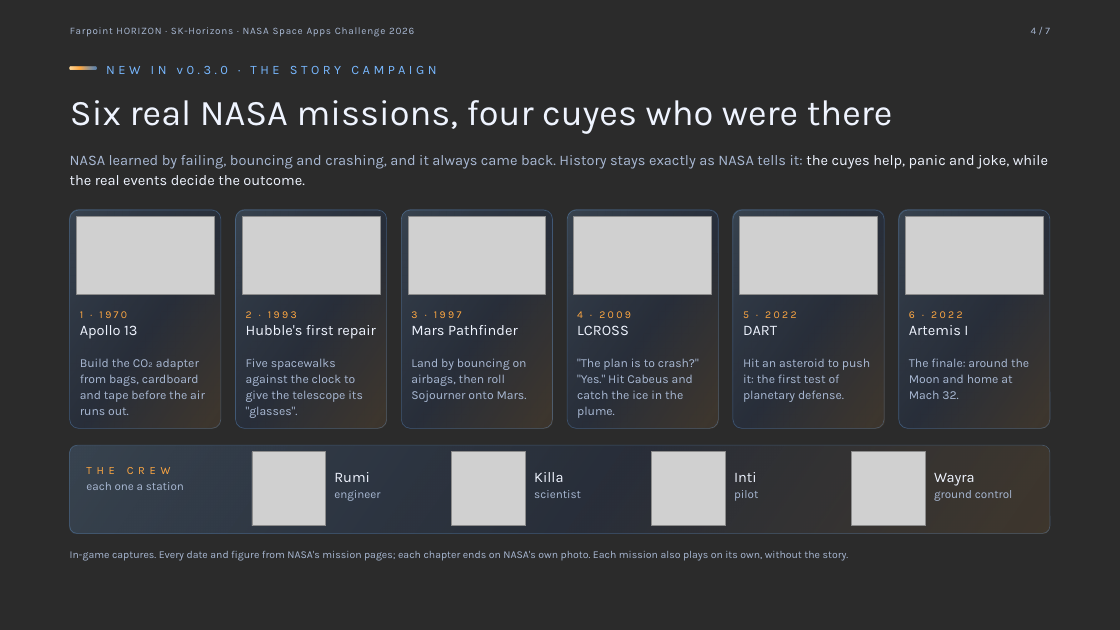
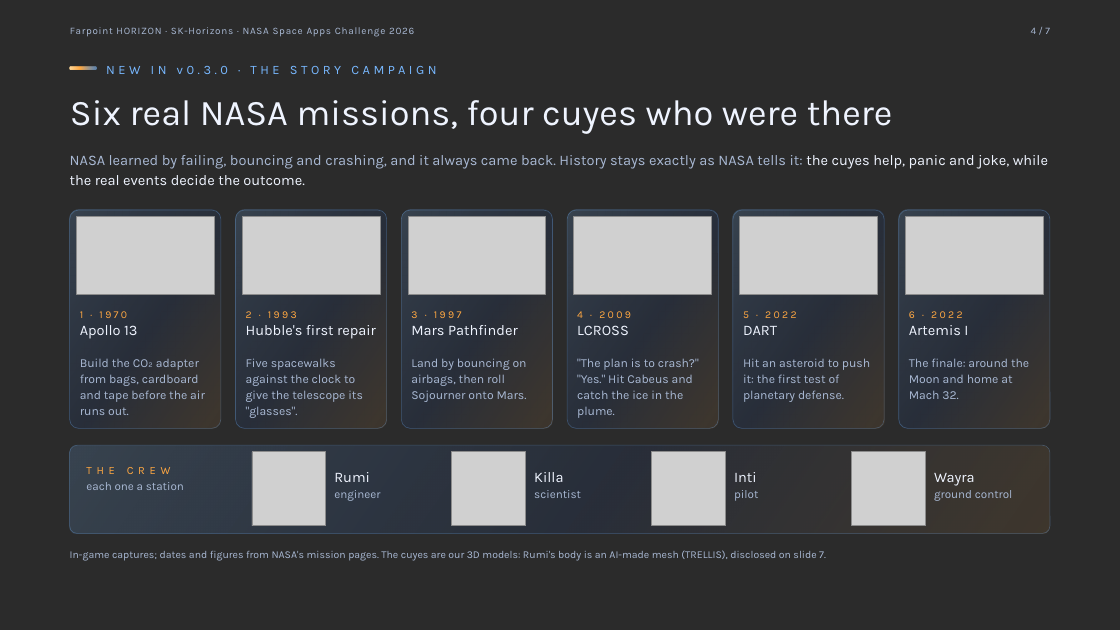
Before and after one commit to alexanderkholodov1/farpoint-horizon, a slide deck: slide 4 of spaceapps/global-submission/deck/Farpoint-HORIZON_NASA-Space-Apps-2026_Demo_EN.pptx. Drawn at 1120x630 pixels with LibreOffice and Linux fonts; fonts in the diff are those of the drawing; grey boxes stand for pictures; background and template pictures are left out; a plain dark background stands for a picture behind light text. Boxes give left, top, right and bottom in pixels: in the first picture for what was removed or moved away, otherwise in the second. Text is boxed around its words. In the diff, an @@ line names an element or a change of style, - is before the commit and + after.

```diff
--- a/spaceapps/global-submission/deck/Farpoint-HORIZON_NASA-Space-Apps-2026_Demo_EN.pptx
+++ b/spaceapps/global-submission/deck/Farpoint-HORIZON_NASA-Space-Apps-2026_Demo_EN.pptx
@@ text at [70, 550, 826, 561]: text changed @@
-In-game captures. Every date and figure from NASA's mission pages; each chapter ends on NASA's own photo. Each mission also plays on its own, without the story.
+In-game captures; dates and figures from NASA's mission pages. The cuyes are our 3D models: Rumi's body is an AI-made mesh (TRELLIS), disclosed on slide 7.
```
Also in this commit, not shown: 2 other slides changed, 1 slide added, 1 slide removed, 5 other files.
